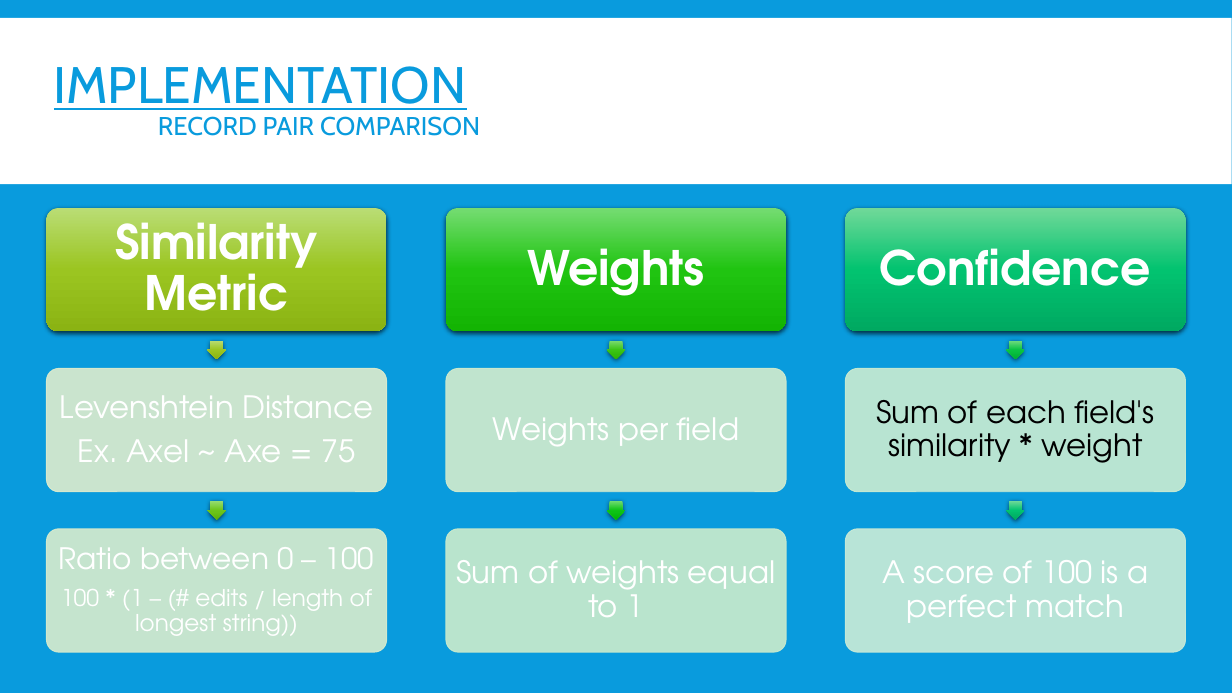
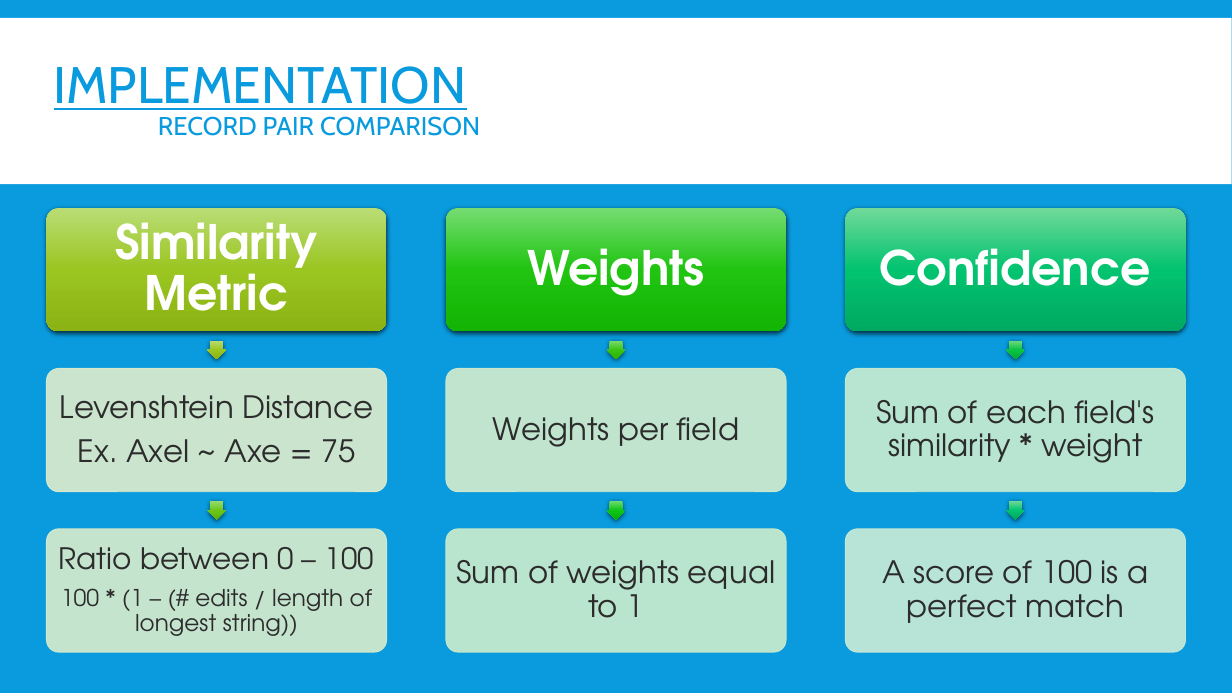
Before and after one commit to OryGregS/SeniorProject, a slide deck: slide 21 of docs/other/FuzzyRecordLinkage.pptx. Drawn at 1232x693 pixels with LibreOffice and Linux fonts; fonts in the diff are those of the drawing. Boxes give left, top, right and bottom in pixels: in the first picture for what was removed or moved away, otherwise in the second. Text is boxed around its words. In the diff, an @@ line names an element or a change of style, - is before the commit and + after.

```diff
--- a/docs/other/FuzzyRecordLinkage.pptx
+++ b/docs/other/FuzzyRecordLinkage.pptx
@@ text "Sum of each field's similarity ..." at box(876, 400, 1154, 463): text colour #000000 to #2C2C2C @@
@@ text colour #FFFFFF to #2C2C2C in 5 elements at box(60, 395, 373, 463), box(59, 547, 374, 636), box(493, 417, 739, 447), box(457, 560, 775, 618), box(882, 560, 1148, 623) @@
```
Also in this commit, not shown: 1 other slide changed.
